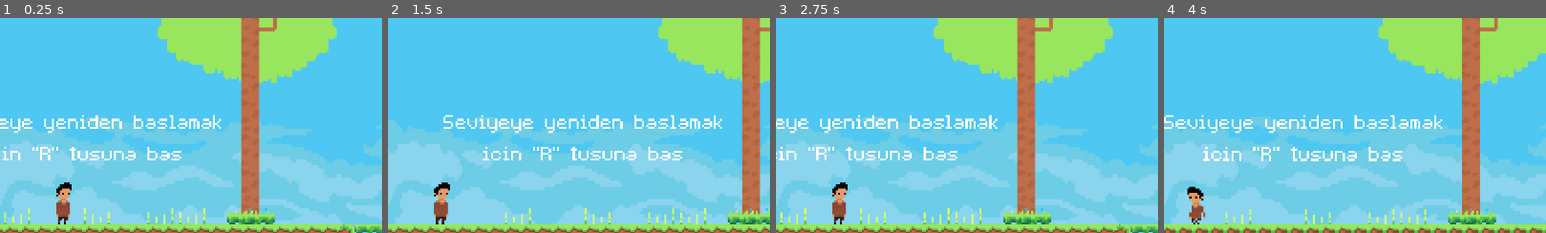
Above: before the commit, frames 1-4 (left to right).
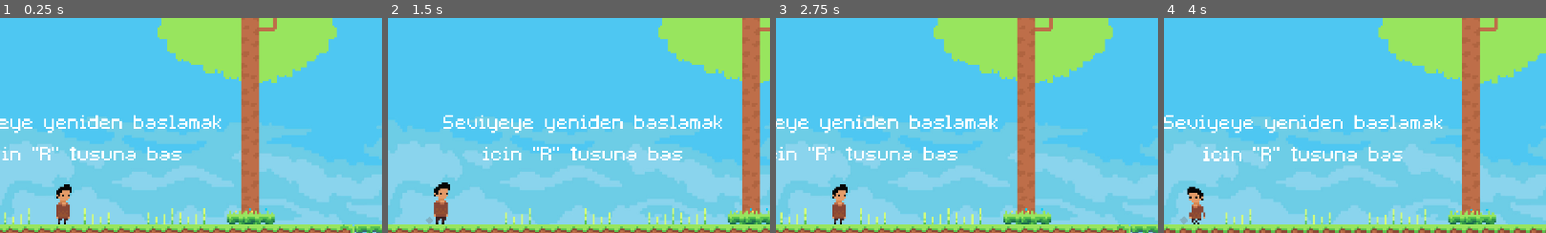
Above: after the commit, the same moments.

Repository: TeamSlowerka/Senkronize-Proje
Game: Godot game, scene res://Scenes/Level1.tscn
The game is run twice, just before and just after one commit, with the same random seed, the same clock (stepped at 60 frames per second) and the same inputs.
Inputs:
- Up to frame 1 (0.25 s): no input
- Up to frame 2 (1.5 s): hold A (A) 0.53-1.28 s; tap D (D) at 0.8, 1.35 s
- Up to frame 3 (2.75 s): tap R (R) at 1.55 s; hold R (R) from 2.03 s (still down); tap Shift (dash) at 2.3 s
- Up to frame 4 (4 s): tap Enter at 2.75 s; release R (R) at 2.78 s; tap Shift (dash) at 2.85 s; tap A (A) at 3.05 s; hold A (A) from 3.53 s (still down); tap D (D) at 3.8 s
The pictures show only the part of the screen within x 42-92%, y 8-58%; the shares and areas given below are measured in that part.

The runs differ from the first frame. In frame 1, 0.2% of the frame differs, in the area x 14-19%, y 76-94%; in frame 2, less than 0.1%; in frame 3, 0.2%; in frame 4, less than 0.1%.

Commit message:
Hareket bulutu & map düzenlemesi

Diff:
--- a/Scenes/Level1.tscn
+++ b/Scenes/Level1.tscn
@@ -442,7 +442,7 @@
 
 [node name="AnimatedSprite" type="AnimatedSprite" parent="LevelDevam/Level1Portal"]
 frames = SubResource( 18 )
-frame = 3
+frame = 6
 playing = true
 
 [node name="CollisionShape2D" type="CollisionShape2D" parent="LevelDevam/Level1Portal"]
--- a/Scenes/Level2.tscn
+++ b/Scenes/Level2.tscn
@@ -12,6 +12,8 @@
 [ext_resource path="res://Marcus7z Pack v1/World Elements/Forest/grass_flowers.png" type="Texture" id=10]
 [ext_resource path="res://Marcus7z Pack v1/World Elements/Forest/Tress.png" type="Texture" id=11]
 [ext_resource path="res://Scenes/Player.tscn" type="PackedScene" id=12]
+[ext_resource path="res://Scenes/ResetNode.tscn" type="PackedScene" id=13]
+[ext_resource path="res://Scripts/Level2.gd" type="Script" id=14]
 
 [sub_resource type="ConvexPolygonShape2D" id=1]
 points = PoolVector2Array( 16, 5, 0, 5, 0, 0, 16, 0 )
@@ -264,6 +266,7 @@
 5/z_index = 0
 
 [node name="Level2" type="Node2D"]
+script = ExtResource( 14 )
 
 [node name="CanvasLayer" type="CanvasLayer" parent="."]
 
@@ -283,14 +286,17 @@
 tile_set = SubResource( 2 )
 cell_size = Vector2( 8, 8 )
 format = 1
-tile_data = PoolIntArray( 262160, 6, 0, 262216, 6, 0, 720917 …(68 unchanged characters)…  0, 1376308, 2, 0, 1376309, 2, 0, 1376311, 2, 0, 1376312, 2, 0, 1441837, -1073741821, 0, 1441855, -1610612733, 0, 1441856, -1610612733, 0, 1441857, -1610612733, 0, 1507357, -1073741821, 0, 1507363, -1073741821, 0, 1507373, 2, 0, 1507374, 2, 0, 1572898, 2, 0, 1572900, 2, 0, 1572934, -1610612733, 0, 1638440, 2, 0, 1638441, 2, 0, 1638472, -1610612733, 0, 1703943, -1073741821, 0, 1703944, -1073741821, 0, 1703947, -1073741821, 0, 1703955, -1073741821, 0, 1703957, -1073741821, 0, 1703958, -1073741821, 0, 1703959, -1073741821, 0, 1703961, -1073741821, 0, 1703964, -1073741821, 0, 1703965, -1073741821, 0, 1704012, -1610612733, 0, 1704013, -1073741821, 0, 1704015, -1073741821, 0 )
+tile_data = PoolIntArray( 262160, 6, 0, 262216, 6, 0, 720917 …(68 unchanged characters)…  0, 1376308, 2, 0, 1376309, 2, 0, 1376310, 4, 0, 1376311, 2, 0, 1376312, 2, 0, 1441837, -1073741821, 0, 1441856, -1073741821, 0, 1507357, -1073741821, 0, 1507363, -1073741821, 0, 1507373, 2, 0, 1507374, 2, 0, 1572898, 2, 0, 1572899, 4, 0, 1572900, 2, 0, 1638440, 2, 0, 1638441, 2, 0, 1703943, -1073741821, 0, 1703944, -1073741821, 0, 1703947, -1073741821, 0, 1703955, -1073741821, 0, 1703957, -1073741821, 0, 1703958, -1073741821, 0, 1703959, -1073741821, 0, 1703961, -1073741821, 0, 1704011, -1073741821, 0, 1704013, 4, 0, 1704014, 4, 0, 1704015, -1073741821, 0 )
 
 [node name="TileMap" type="TileMap" parent="."]
 tile_set = SubResource( 7 )
 cell_size = Vector2( 8, 8 )
 cell_quadrant_size = 8
 format = 1
-tile_data = PoolIntArray( 1507390, -1073741821, 0, 1507391,  …(1094 unchanged characters)…  1769498, 0, 0, 1769499, 0, 0, 1769500, 0, 0, 1769501, 0, 0, 1769502, 0, 0, 1769503, 0, 0, 1769504, 0, 0, 1769505, -1073741820 …(2258 unchanged characters)…
+tile_data = PoolIntArray( 1507390, -1073741821, 0, 1507391,  …(1094 unchanged characters)…  1769498, 0, 0, 1769499, 0, 0, 1769500, 5, 0, 1769501, 2, 0, 1769502, 2, 0, 1769503, -1610612731, 0, 1769504, 0, 0, 1769505, -1073741820 …(2258 unchanged characters)…
 
 [node name="Player" parent="." instance=ExtResource( 12 )]
 position = Vector2( 196, 204 )
+
+[node name="ResetNode" parent="." instance=ExtResource( 13 )]
+position = Vector2( 1220, 382 )
--- a/Scenes/Player.tscn
+++ b/Scenes/Player.tscn
@@ -53,7 +53,6 @@
 [node name="AnimatedSprite" type="AnimatedSprite" parent="Player"]
 frames = SubResource( 1 )
 animation = "Idle"
-frame = 1
 playing = true
 
 [node name="Camera2D" type="Camera2D" parent="Player"]
@@ -69,3 +68,14 @@
 shape = SubResource( 2 )
 
 [node name="Dash" parent="Player" instance=ExtResource( 20 )]
+
+[node name="CPUParticles2D" type="CPUParticles2D" parent="Player"]
+position = Vector2( -7.45058e-08, 10 )
+rotation = 1.5708
+emitting = false
+amount = 1
+lifetime = 0.6
+angle = 40.0
+scale_amount = 4.0
+scale_amount_random = 0.5
+color = Color( 0.423529, 0.423529, 0.423529, 0.313726 )
--- a/Scripts/Global.gd
+++ b/Scripts/Global.gd
@@ -1,7 +1,7 @@
 extends Node
 
 #Karakter değişkenleri:
-
+var dash_yetenek = false
 var coin = 0
 
 #Çevre değişkenleri:
@@ -9,3 +9,4 @@
 #Level değişkenleri:
 
 var Level1 = false
+var Level2 = false
--- /dev/null
+++ b/Scripts/Level2.gd
@@ -0,0 +1,19 @@
+extends Node2D
+
+var reset = false
+
+func _process(_delta):
+	Global.dash_yetenek = true
+
+
+	if reset:
+		get_tree().reload_current_scene()
+		Global.coin = 0
+		Global.Level2 = false
+
+func _input(event):
+	if event.is_action_pressed("R"):
+		reset = true
+
+	if event.is_action_released("R"):
+		reset = false
--- a/Scripts/Player.gd
+++ b/Scripts/Player.gd
@@ -24,8 +24,10 @@
 	direction = Vector2()
 	if Input.is_action_pressed("D"):
 		direction.x += 1
+		$CPUParticles2D.emitting = true
 	if Input.is_action_pressed("A"):
 		direction.x -= 1
+		$CPUParticles2D.emitting = true
 
 	if is_on_floor() and Input.is_action_just_pressed("Space"):
 		start_jump()
@@ -36,7 +38,8 @@
 
 func update_movement(delta):
 	if Input.is_action_just_pressed("dash"):
-		dash.start_dash(dash_length)
+		if Global.dash_yetenek == true:
+			dash.start_dash(dash_length)
 
 	var speed = dash_speed if dash.is_dashing() else normal_speed
 
@@ -52,5 +55,6 @@
 			$AnimatedSprite.play("Walk")
 		else:
 			$AnimatedSprite.play("Idle")
+			$CPUParticles2D.emitting = false
 	else:
 		$AnimatedSprite.play("Jump")
Not shown: 1 places in Scenes/Level2.tscn that only renumber resources
